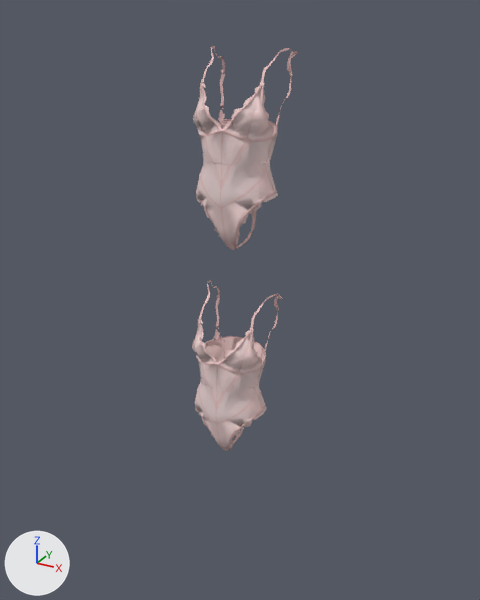
What one commit did to the glTF model game/public/assets/models/outfit-lingerie-blush.glb.
Both versions are drawn from a 50 mm lens placed at (1.036, -1.851, 1.539), pointed at (-0.019, 0.068, 0.58). The axes (+X, +Y, +Z) are drawn at lower left. The lights are the same throughout. The picture after the commit comes second.

Objects in the first picture: 'LingerieDisplay_blush_bottom', 'LingerieDisplay_blush_top', 'Outfit_lingerie-blush-bottom__paleApparition', 'Outfit_lingerie-blush-top__paleApparition'.
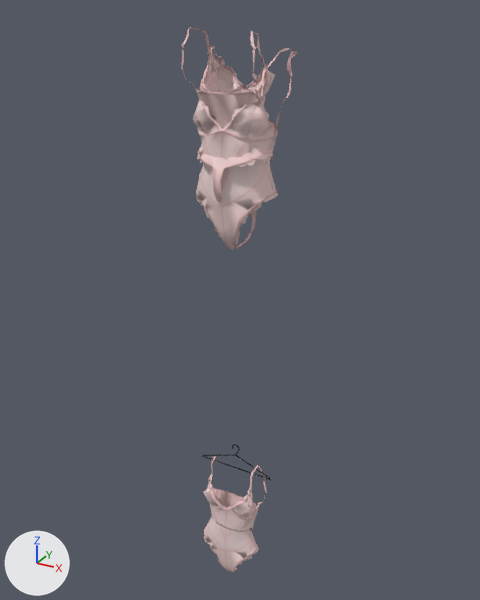
Boxes [x1, y1, x2, y2] around the edits, measured in the pictures (480 x 600 px):
'LingerieDisplay_blush_top', deleted
    before: [192, 280, 283, 393]
'LingerieHang_blush_set', added
    after: [202, 444, 271, 572]
    faces in mat_lingerie_blush: [203, 456, 267, 572]
    faces in mat_lingeriehanger (light grey #dddee1): [202, 444, 271, 480]
'LingerieDisplay_blush_bottom', deleted
    before: [195, 379, 266, 451]
'LingerieMannequin_blush_top', added
    after: [181, 27, 275, 122]
'LingerieMannequin_blush_bottom', added
    after: [197, 118, 273, 203]

The edits, one by one:
Material 'LingerieHanger' (mat_lingeriehanger) is new.
Its base color is (0.72, 0.73, 0.75) (light grey #dddee1).
Its metallic is 0.85.
Its roughness is 0.35.
Mesh me_lingeriehang_blush_set is new.
It has 1868 vertices, 3303 faces and spans x -0.154..0.154, y -0.091..0.023, z -0.605..0.004.
Faces by material slot: [3027, 276].
It uses material mat_lingerie_blush.
It uses material mat_lingeriehanger (light grey #dddee1).
Mesh me_lingeriemannequin_blush_bottom is new.
It has 573 vertices, 964 faces and spans x -0.122..0.126, y -0.119..0.085, z 0.951..1.237.
It uses material mat_lingerie_blush.
Mesh me_lingeriemannequin_blush_top is new.
It has 1195 vertices, 2063 faces and spans x -0.132..0.128, y -0.113..0.088, z 1.214..1.489.
It uses material mat_lingerie_blush.
Object 'LingerieDisplay_blush_top' (ob_lingeriedisplay_blush_top) is deleted.
Object 'LingerieDisplay_blush_bottom' (ob_lingeriedisplay_blush_bottom) is deleted.
Object 'LingerieHang_blush_set' (ob_lingeriehang_blush_set) is new; it shows me_lingeriehang_blush_set.
Its location is (0.0, 0.0, 0.0).
Object 'LingerieMannequin_blush_bottom' (ob_lingeriemannequin_blush_bottom) is new; it shows me_lingeriemannequin_blush_bottom.
Its location is (0.0, 0.0, 0.0).
Object 'LingerieMannequin_blush_top' (ob_lingeriemannequin_blush_top) is new; it shows me_lingeriemannequin_blush_top.
Its location is (0.0, 0.0, 0.0).
